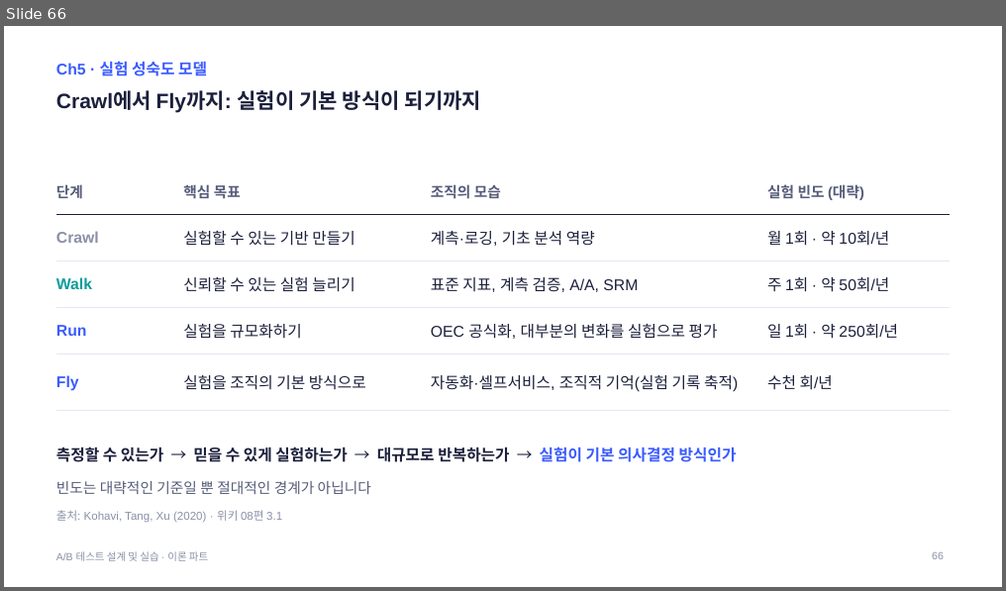
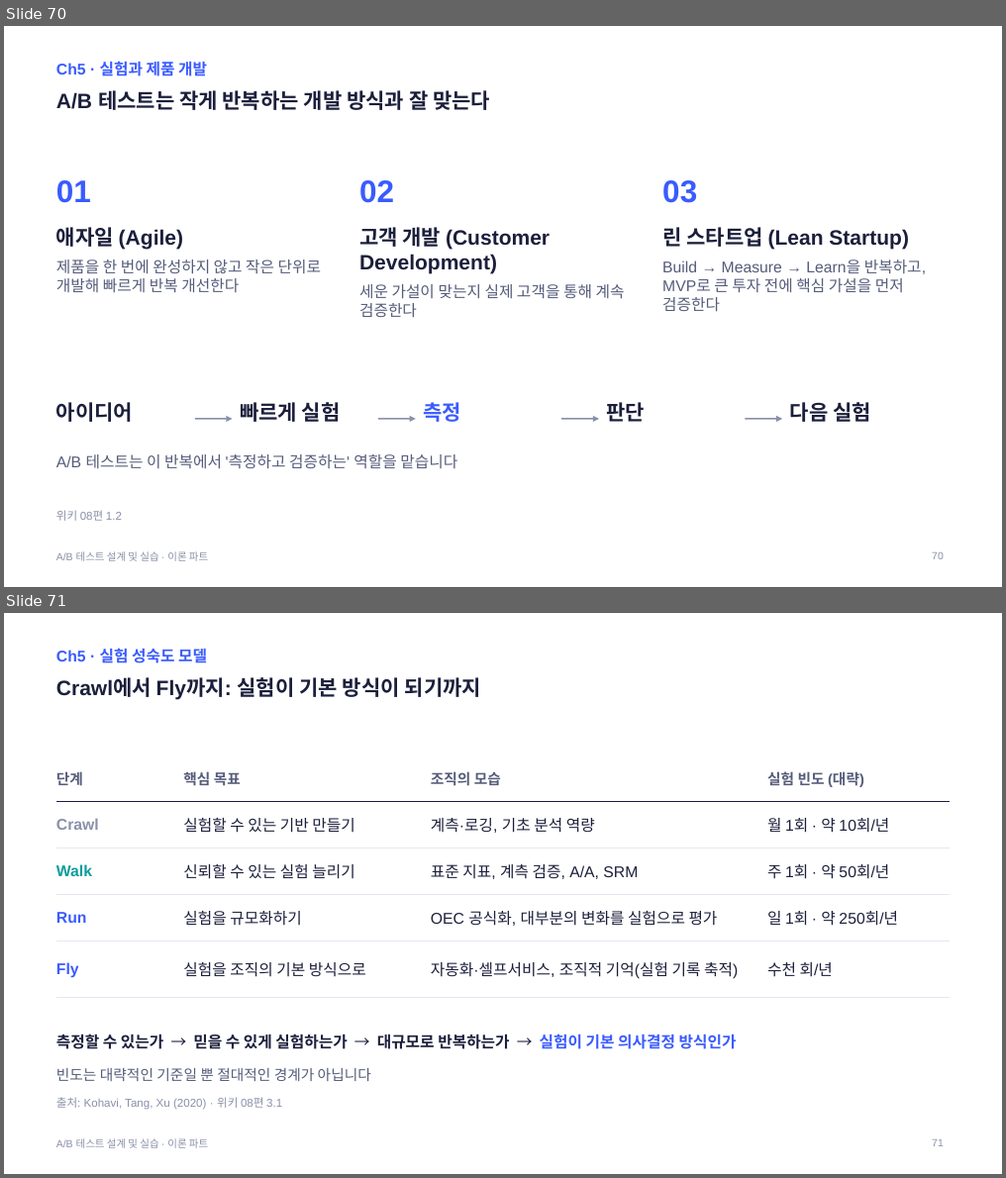
Before and after one commit to kkamret/quickmart-lab-rats, a slide deck: docs/lecture/ab-testing-theory.pptx. Shown one above the other, each under a label of ours: slide 66 before the commit, slides 70 and 71 after it. The pictures are 1006x591 and 1006x1178 pixels, drawn with LibreOffice and Linux fonts; fonts in the diff are those of the drawing. Boxes give left, top, right and bottom in pixels: in the first picture for what was removed or moved away, otherwise in the second. Text is boxed around its words. In the diff, an @@ line names an element or a change of style, - is before the commit and + after.

Commit message:
docs: 이론 PPT에 위키 내용 전체 반영
- 시간 때문에 뺐던 NSM vs OEC, Secondary vs Driver 슬라이드 복원
- 세션 단위, 팀별 OEC와 토스 사례, 애자일·린 스타트업 슬라이드 추가
- 가이드 덱 제작 기록 갱신

Refs #10

```diff
--- a/docs/lecture/ab-testing-theory.pptx
+++ b/docs/lecture/ab-testing-theory.pptx
@@ slide 70 added at (x1=4, y1=26, x2=1002, y2=587), background #FFFFFF; not listed: 1 template element that a slide beside it also shows @@
@@ text added at (x1=56, y1=61, x2=207, y2=76), 15 pt, text #3A5BFF, bold @@
+Ch5 · 실험과 제품 개발
@@ title added at (x1=56, y1=90, x2=490, y2=110), 20 pt, text #1B1F3B, bold @@
+A/B 테스트는 작게 반복하는 개발 방식과 잘 맞는다
@@ text added at (x1=56, y1=180, x2=91, y2=203), 30 pt, text #3A5BFF, bold @@
+01
@@ text added at (x1=359, y1=180, x2=394, y2=203), 30 pt, text #3A5BFF, bold @@
+02
@@ text added at (x1=662, y1=180, x2=697, y2=203), 30 pt, text #3A5BFF, bold @@
+03
@@ text added at (x1=56, y1=227, x2=321, y2=292), 15 pt, text #555C7A @@
+애자일 (Agile)
+제품을 한 번에 완성하지 않고 작은 단위로 개발해 빠르게 반복 개선한다
@@ text added at (x1=359, y1=227, x2=625, y2=318), 20 pt, text #1B1F3B, bold @@
+고객 개발 (Customer Development)
+세운 가설이 맞는지 실제 고객을 통해 계속 검증한다
@@ text added at (x1=662, y1=227, x2=926, y2=312), 15 pt, text #555C7A @@
+린 스타트업 (Lean Startup)
+Build → Measure → Learn을 반복하고, MVP로 큰 투자 전에 핵심 가설을 먼저 검증한다
@@ text added at (x1=56, y1=402, x2=133, y2=422), 20 pt, text #1B1F3B, bold @@
+아이디어
@@ text added at (x1=240, y1=402, x2=341, y2=422), 20 pt, text #1B1F3B, bold @@
+빠르게 실험
@@ text added at (x1=423, y1=402, x2=461, y2=422), 20 pt, text #3A5BFF, bold @@
+측정
@@ text added at (x1=607, y1=402, x2=646, y2=422), 20 pt, text #1B1F3B, bold @@
+판단
@@ text added at (x1=790, y1=402, x2=871, y2=422), 20 pt, text #1B1F3B, bold @@
+다음 실험
@@ arrow added from (195, 419) to (233, 419), #8A90A8 1.5 pt @@
@@ arrow added from (378, 419) to (416, 419), #8A90A8 1.5 pt @@
@@ arrow added from (561, 419) to (599, 419), #8A90A8 1.5 pt @@
@@ arrow added from (746, 419) to (782, 419), #8A90A8 1.5 pt @@
@@ text added at (x1=56, y1=455, x2=457, y2=470), 15 pt, text #555C7A @@
+A/B 테스트는 이 반복에서 '측정하고 검증하는' 역할을 맡습니다
@@ text added at (x1=56, y1=510, x2=122, y2=521), 11 pt, text #8A90A8 @@
+위키 08편 1.2
@@ page number added at (x1=932, y1=553, x2=944, y2=560), 10 pt, text #8A90A8 @@
+70
@@ what was slide 66 is now slide 71 @@
@@ page number at (x1=932, y1=1140, x2=944, y2=1147): text changed @@
-66
+71
```
Also in this commit, not shown: 6 slides changed, 4 other slides added, 1 other file.
